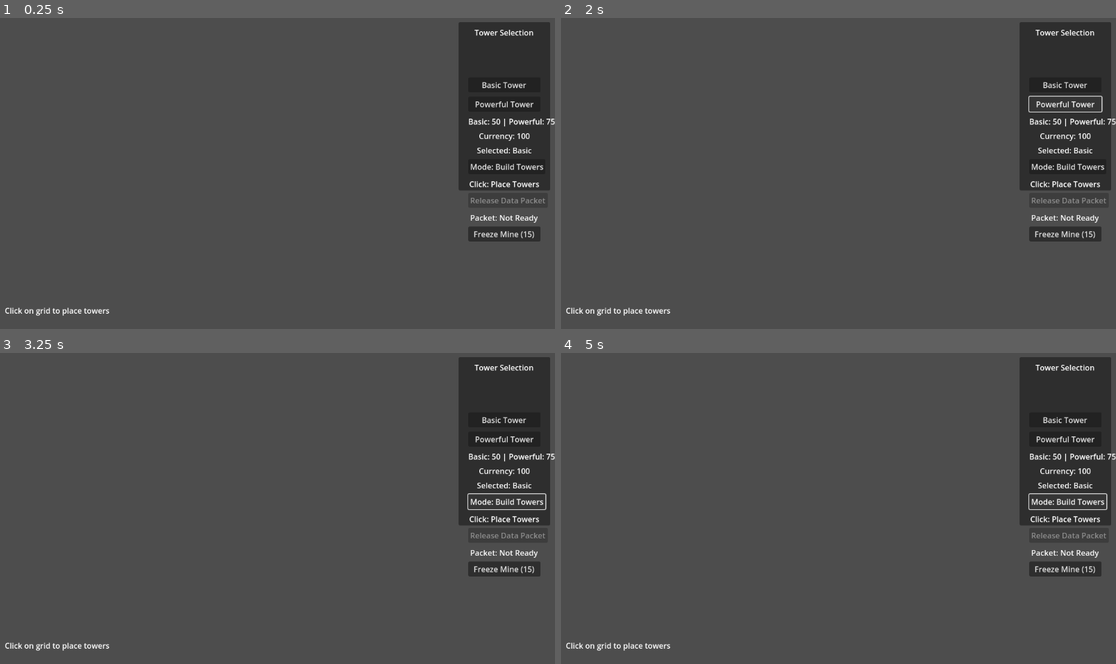
Above: before the commit, frames 1-4 (two rows, left to right).
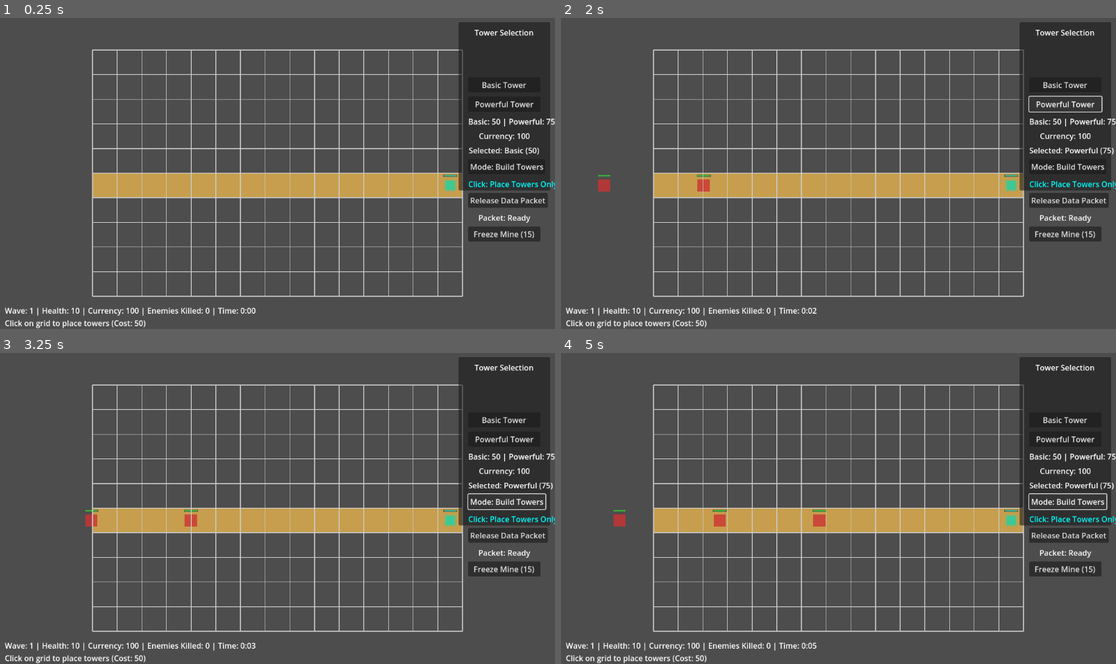
Above: after the commit, the same moments.

Repository: rivie13/CyberCrawler_basic_tower_defense_demo
Game: Godot game, scene res://scenes/Main.tscn
Two runs of this game, one before a commit and one after it. Both use one fixed random seed, a clock stepped at 60 frames per second and the inputs below.
Inputs:
- Up to frame 1 (0.25 s): no input
- Up to frame 2 (2 s): click "Basic Tower" at 0.5 s; click "Powerful Tower" at 1.25 s
- Up to frame 3 (3.25 s): click "Mode: Build Towers" at 2 s; click "Mode: Build Towers" (after the commit: "Mode: Attack Enemies") at 2.75 s
- Up to frame 4 (5 s): click "Freeze Mine (15)" at 3.5 s; click "Mode: Build Towers" (after the commit: "Mode: Place Freeze Mine") at 4.25 s

The runs differ from the first frame. In frame 1, 11% of the frame differs, in the area x 0-100%, y 10-100%; in frame 2, 11%; in frame 3, 11%; in frame 4, 11%.
Error before the commit: Parse Error: Static function "get_ticks_msec()" not found in base "GDScriptNativeClass". (res://scripts/MainController.gd:257)

Commit message:
feat: add Main scene with UI elements for tower defense game
- Introduced a new Main scene featuring a grid for tower placement and a user interface for tower selection.
- Added buttons for selecting basic and powerful towers, along with labels for cost, currency, and selected tower information.
- Implemented a mode toggle button and indicators to enhance user interaction and gameplay experience.

Diff:
--- a/cybercrawler_basictowerdefense/scripts/GameManager.gd
+++ b/cybercrawler_basictowerdefense/scripts/GameManager.gd
@@ -22,7 +22,7 @@
 
 func _ready():
 	# Initialize timer system
-	game_session_start_time = OS.get_ticks_msec()
+	game_session_start_time = Time.get_ticks_msec()
 
 func initialize(wave_mgr: WaveManagerInterface, currency_mgr: CurrencyManagerInterface, tower_mgr: TowerManagerInterface):
 	wave_manager = wave_mgr
@@ -194,7 +194,7 @@
 	return "Wave: %d | Health: %d | Currency: %d | Enemies Killed: %d%s\nClick on grid to place towers (Cost: %d)" % [current_wave, player_health, current_currency, enemies_killed, timer_text, tower_cost]
 
 func get_session_time() -> float:
-	var current_time = OS.get_ticks_msec()
+	var current_time = Time.get_ticks_msec()
 	return (current_time - game_session_start_time) / 1000.0  # Convert milliseconds to seconds
 
 func format_time(seconds: float) -> String:
--- a/cybercrawler_basictowerdefense/scripts/MainController.gd
+++ b/cybercrawler_basictowerdefense/scripts/MainController.gd
@@ -254,7 +254,7 @@
 	var context = {
 		"source": "rival_hacker",
 		"session_state": get_session_state(),
-		"timestamp": OS.get_ticks_msec()
+		"timestamp": Time.get_ticks_msec()
 	}
 	rival_hacker_activated.emit(context)
 	td_alert_generated.emit("rival_activated", context)
@@ -265,7 +265,7 @@
 	var results = {
 		"session_state": get_session_state(),
 		"completion_reason": "game_ended",
-		"timestamp": OS.get_ticks_msec()
+		"timestamp": Time.get_ticks_msec()
 	}
 	td_session_completed.emit(results)
 	DebugLogger.info("Emitted td_session_completed signal to parent", "PARENT_INTEGRATION")
Not shown, added: cybercrawler_basictowerdefense/scenes/Main.tscn31486738.tmp
Not shown, added: cybercrawler_basictowerdefense/scenes/Main.tscn42478799.tmp
Not shown, added: cybercrawler_basictowerdefense/scenes/Main.tscn89351246.tmp
